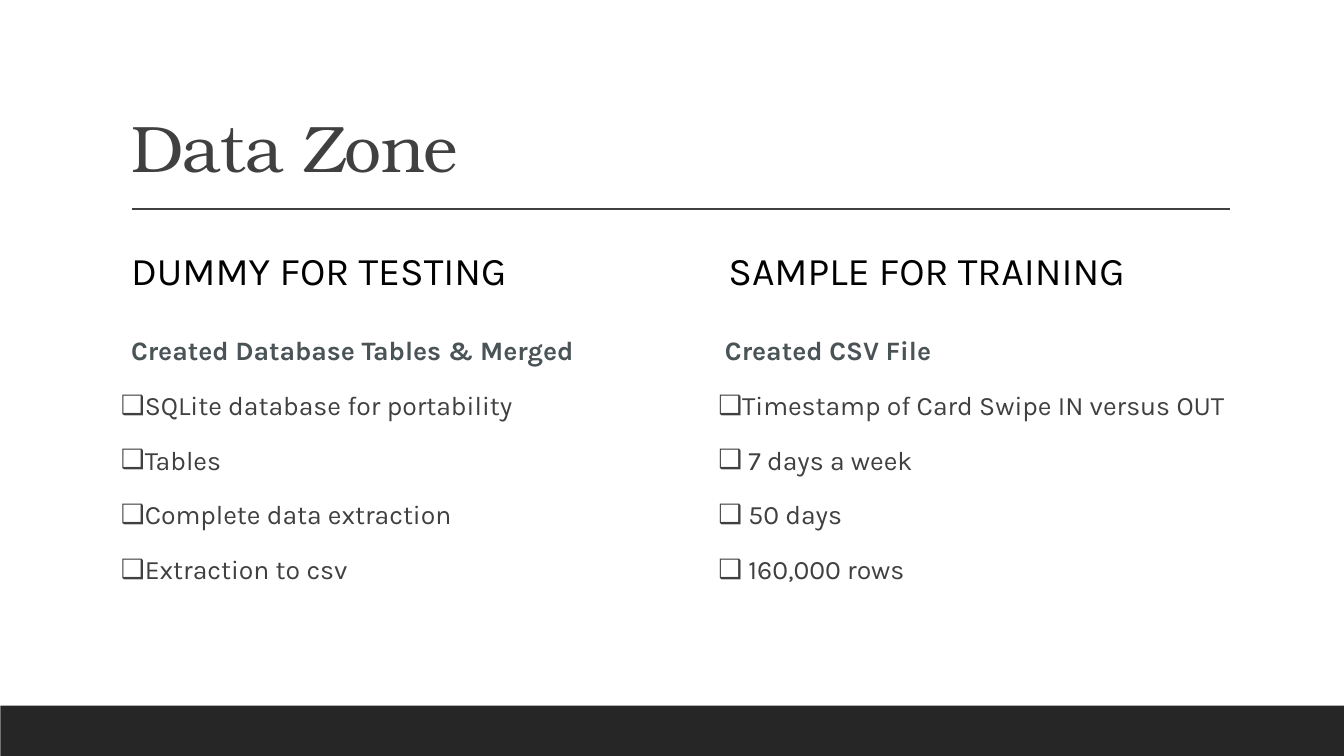
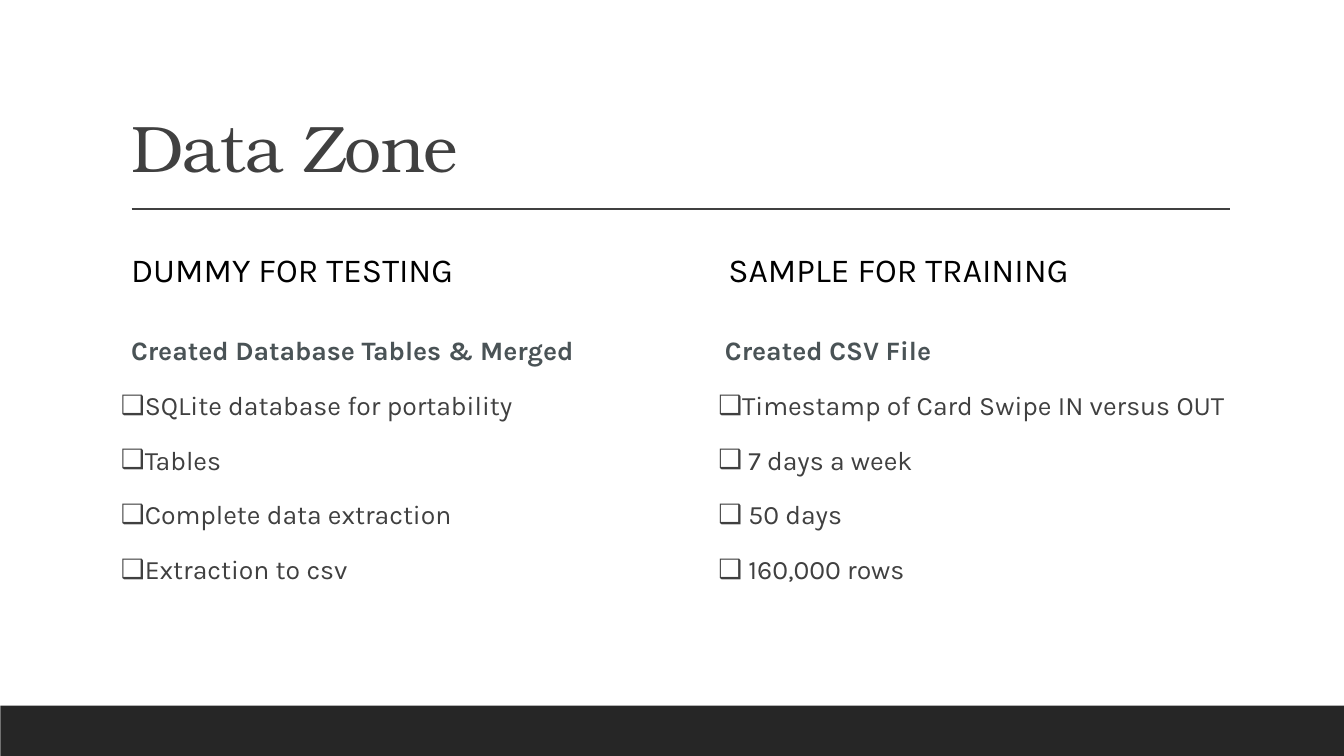
Before and after one commit to tdesai1969/Building_Utilization, a slide deck: slide 3 of Chicago Office Building.pptx (slide 4 before the commit). Drawn at 1344x756 pixels with LibreOffice and Linux fonts; fonts in the diff are those of the drawing. Boxes give left, top, right and bottom in pixels: in the first picture for what was removed or moved away, otherwise in the second. Text is boxed around its words. In the diff, an @@ line names an element or a change of style, - is before the commit and + after.

```diff
--- a/Chicago Office Building.pptx
+++ b/Chicago Office Building.pptx
@@ text "DUMMY FOR TESTING" at (x1=131, y1=260, x2=453, y2=283): size 28 to 24 pt @@
@@ text "SAMPLE FOR TRAINING" at (x1=728, y1=260, x2=1068, y2=283): size 28 to 24 pt @@
```
Also in this commit, not shown: 3 other slides changed, 1 slide added, 2 slides removed.
